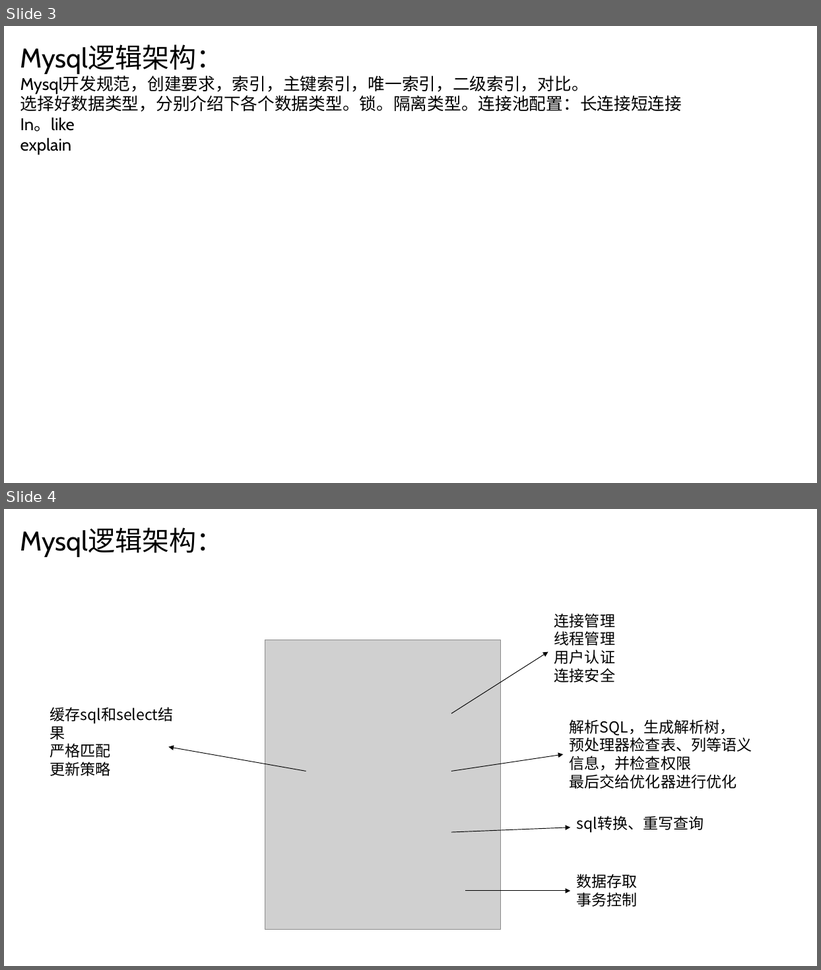
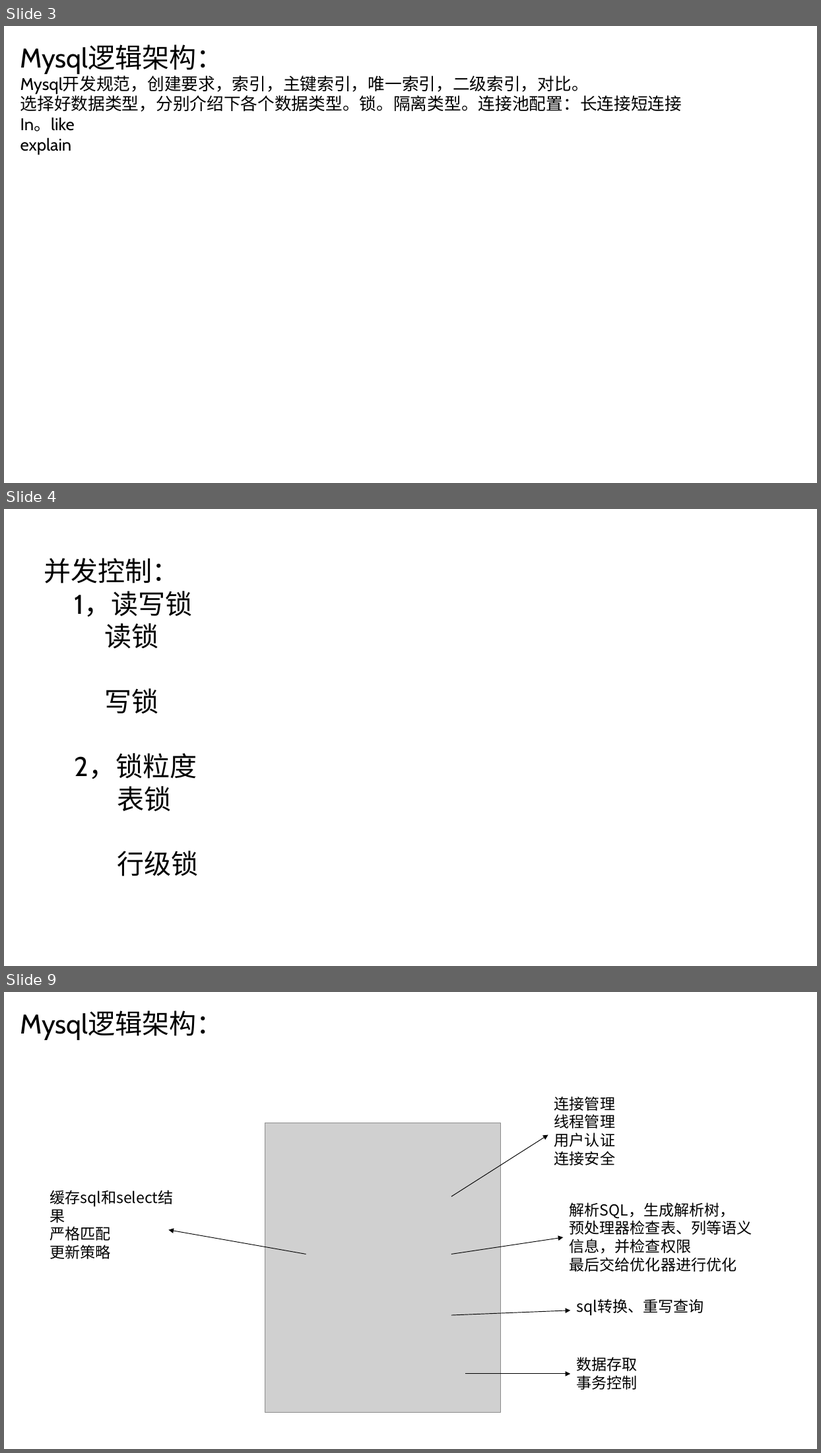
Before and after one commit to ronghuaihai/sharefiles, a slide deck: 数据库演示.pptx. Shown one above the other, each under a label of ours: slides 3 and 4 before the commit, slides 3, 4 and 9 after it; the slides between them are not shown. The pictures are 821x970 and 821x1453 pixels, drawn with LibreOffice and Linux fonts; fonts in the diff are those of the drawing; grey boxes stand for pictures; background and template pictures are left out. Boxes give left, top, right and bottom in pixels: in the first picture for what was removed or moved away, otherwise in the second. Text is boxed around its words. In the diff, an @@ line names an element or a change of style, - is before the commit and + after.

```diff
--- a/数据库演示.pptx
+++ b/数据库演示.pptx
@@ slide 4 added at (4,509,817,966), background picture (left out) @@
@@ text added at (44,558,198,877), 32 pt, text #000000 @@
+并发控制：
+1，读写锁
+读锁
+写锁
+2，锁粒度
+表锁
+行级锁
@@ what was slide 4 is now slide 9 @@
```
Also in this commit, not shown: 15 slides changed, 7 other slides added, 2 slides removed, 3 other files.
